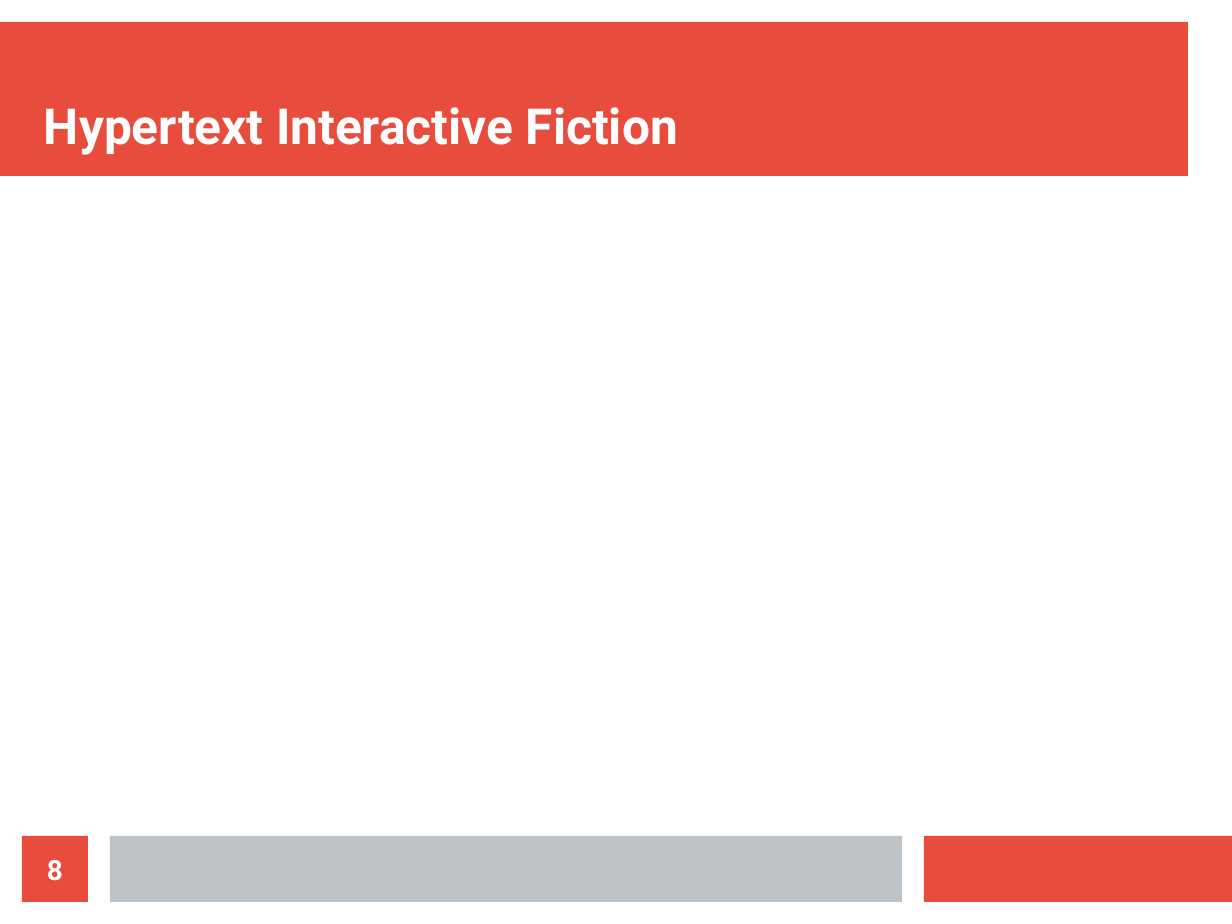
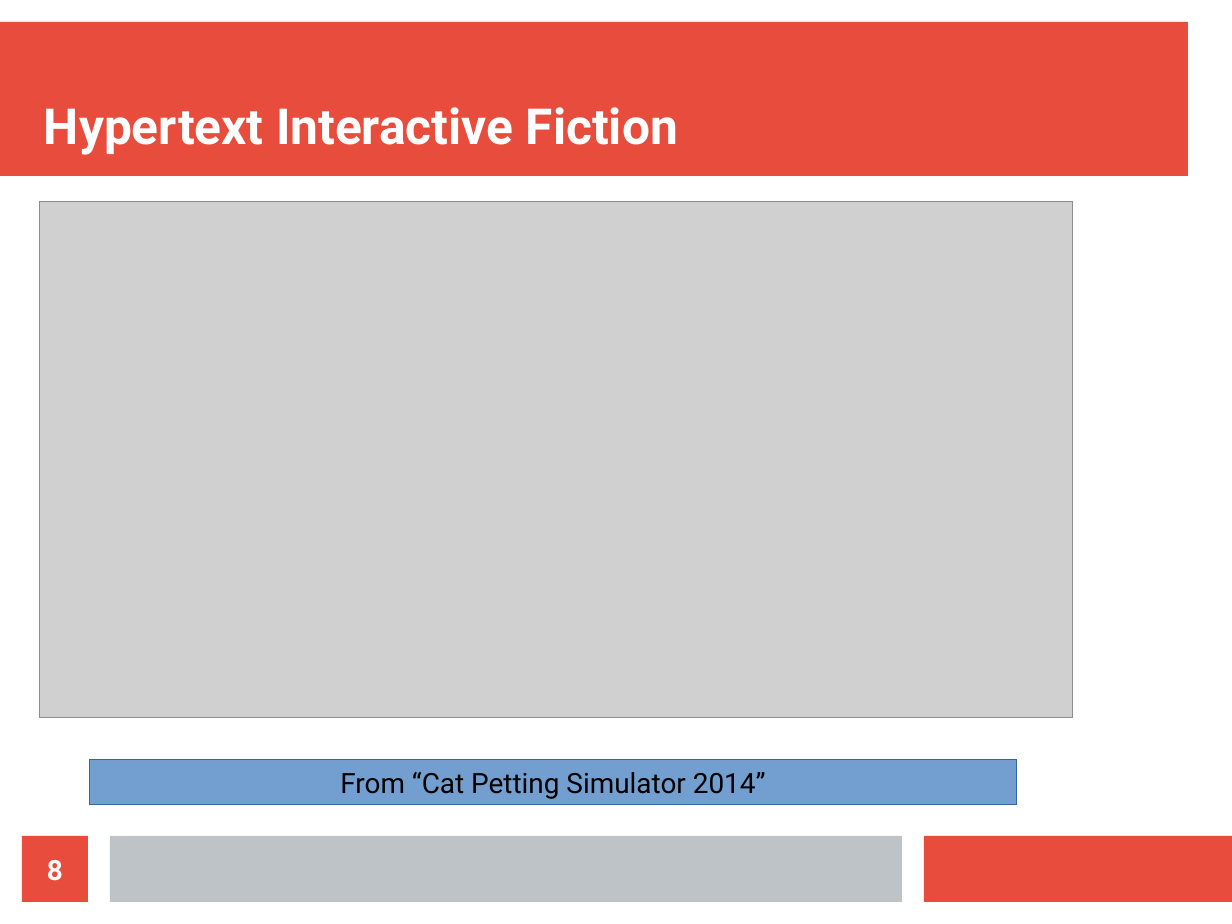
Before and after one commit to spk121/fosdem2019, a slide deck: slide 8 of ScriptingIF.odp. Drawn at 1232x924 pixels with LibreOffice and Linux fonts; fonts in the diff are those of the drawing; grey boxes stand for pictures. Boxes give left, top, right and bottom in pixels: in the first picture for what was removed or moved away, otherwise in the second. Text is boxed around its words. In the diff, an @@ line names an element or a change of style, - is before the commit and + after.

```diff
--- a/ScriptingIF.odp
+++ b/ScriptingIF.odp
@@ picture added at bbox=[40, 201, 1073, 718] @@
@@ rectangle added at bbox=[89, 760, 1017, 805], fill #729FCF, outline #3465A4 0 pt, 18 pt, text #000000 @@
+From “Cat Petting Simulator 2014”
```
Also in this commit, not shown: 10 other slides changed, 16 slides added, 2 slides removed, 7 other files.
